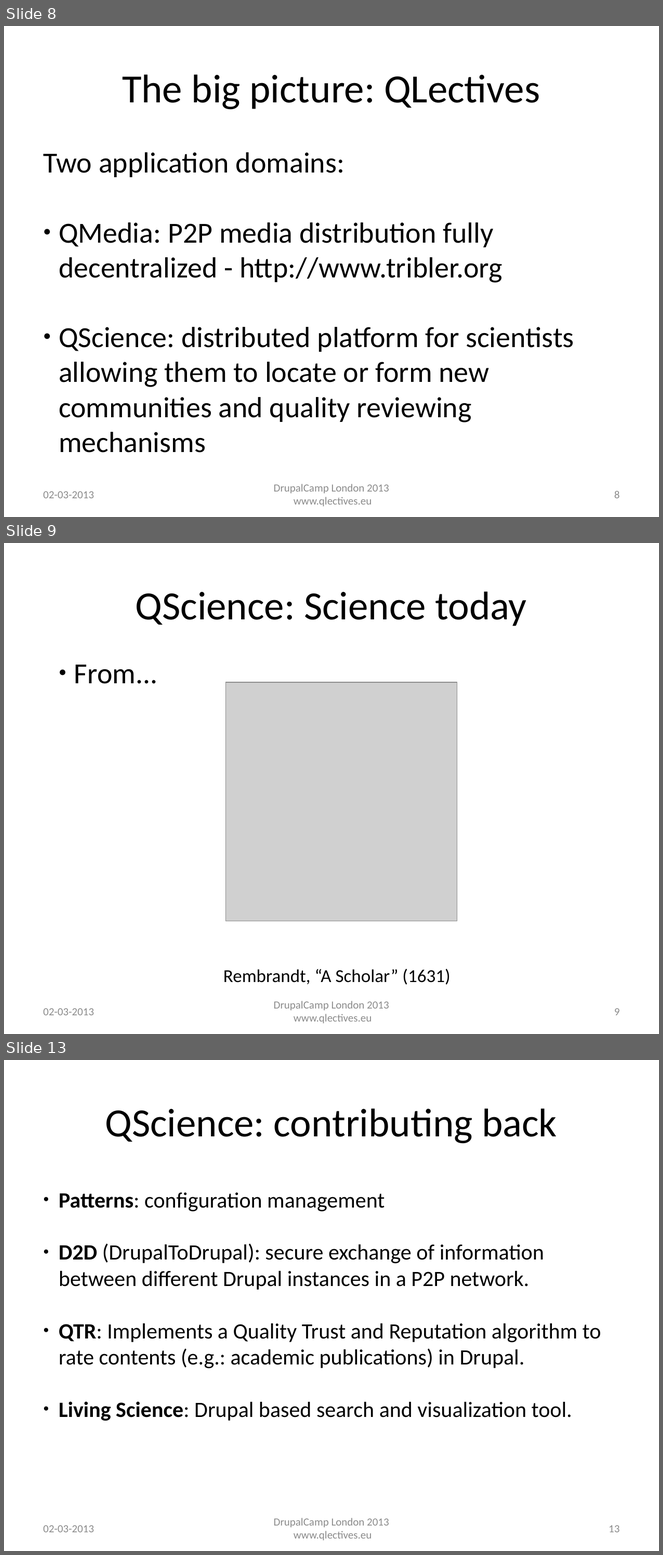
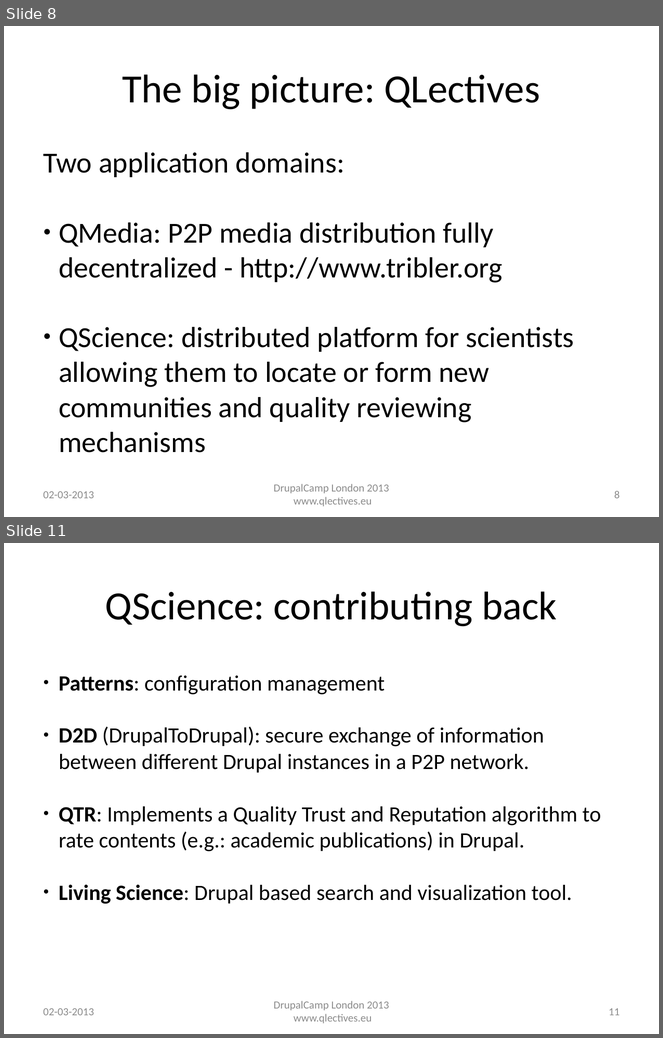
Before and after one commit to QScience/dc-slides, a slide deck: dclondon2013/patterns_dclondon2013.odp. Shown one above the other, each under a label of ours: slides 8, 9 and 13 before the commit, slides 8 and 11 after it; the slides between them are not shown. The pictures are 663x1555 and 663x1038 pixels, drawn with LibreOffice and Linux fonts; fonts in the diff are those of the drawing; grey boxes stand for pictures; background and template pictures are left out. Boxes give left, top, right and bottom in pixels: in the first picture for what was removed or moved away, otherwise in the second. Text is boxed around its words. In the diff, an @@ line names an element or a change of style, - is before the commit and + after.

```diff
--- a/dclondon2013/patterns_dclondon2013.odp
+++ b/dclondon2013/patterns_dclondon2013.odp
@@ slide 9 removed at [4, 543, 659, 1034], background #FFFFFF @@
@@ text removed at [135, 591, 527, 626] @@
-QScience: Science today
@@ text removed at [74, 665, 158, 684] @@
-● From...
@@ picture removed at [226, 682, 457, 922] @@
@@ text removed at [223, 969, 450, 985] @@
-Rembrandt, “A Scholar” (1631)
@@ text removed at [43, 1008, 94, 1016] @@
-02-03-2013
@@ text removed at [274, 1001, 389, 1024] @@
-DrupalCamp London 2013
-www.qlectives.eu
@@ page number removed at [614, 1008, 620, 1016] @@
-9
@@ what was slide 13 is now slide 11 @@
@@ page number at [609, 1008, 620, 1016]: text changed @@
-13
+11
```
Also in this commit, not shown: 10 slides changed, 3 other slides removed, 1 other file.
